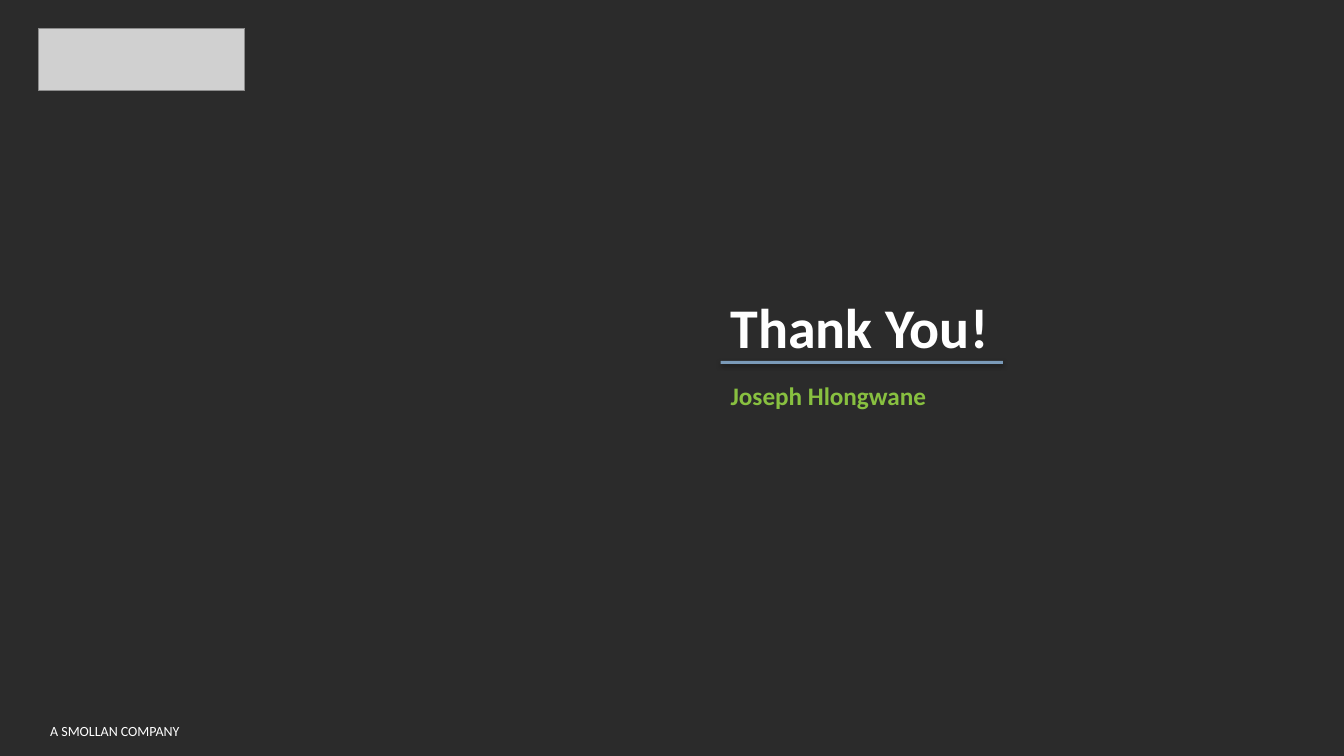
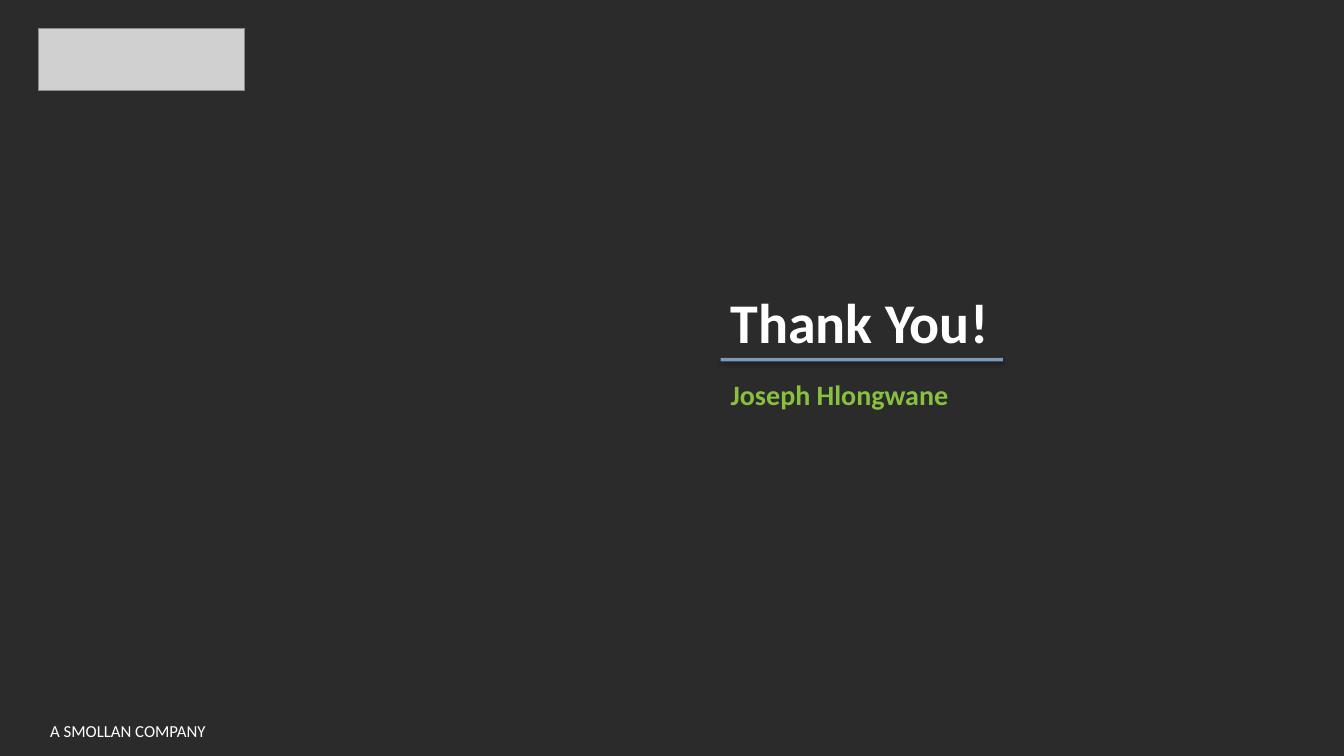
Before and after one commit to Joemusa/pasta, a slide deck: slide 5 of output/Unilever_Pasta_Noodles_Jun2026.pptx (slide 6 before the commit). Drawn at 1344x756 pixels with LibreOffice and Linux fonts; fonts in the diff are those of the drawing; grey boxes stand for pictures; background and template pictures are left out; a plain dark background stands for a picture behind light text. Boxes give left, top, right and bottom in pixels: in the first picture for what was removed or moved away, otherwise in the second. Text is boxed around its words. In the diff, an @@ line names an element or a change of style, - is before the commit and + after.

```diff
--- a/output/Unilever_Pasta_Noodles_Jun2026.pptx
+++ b/output/Unilever_Pasta_Noodles_Jun2026.pptx
@@ text "Thank You!": place and size @@
-text "Thank You!" at [731,308,988,349]
+text "Thank You!" at [731,303,988,344]
@@ text "Joseph Hlongwane" at [731,385,949,410]: size 18 to 20 pt @@
@@ text "A SMOLLAN COMPANY" at [50,726,205,737]: size 10 to 12 pt @@
```
Also in this commit, not shown: 3 other slides changed, 1 slide added, 2 slides removed, 5 other files.
